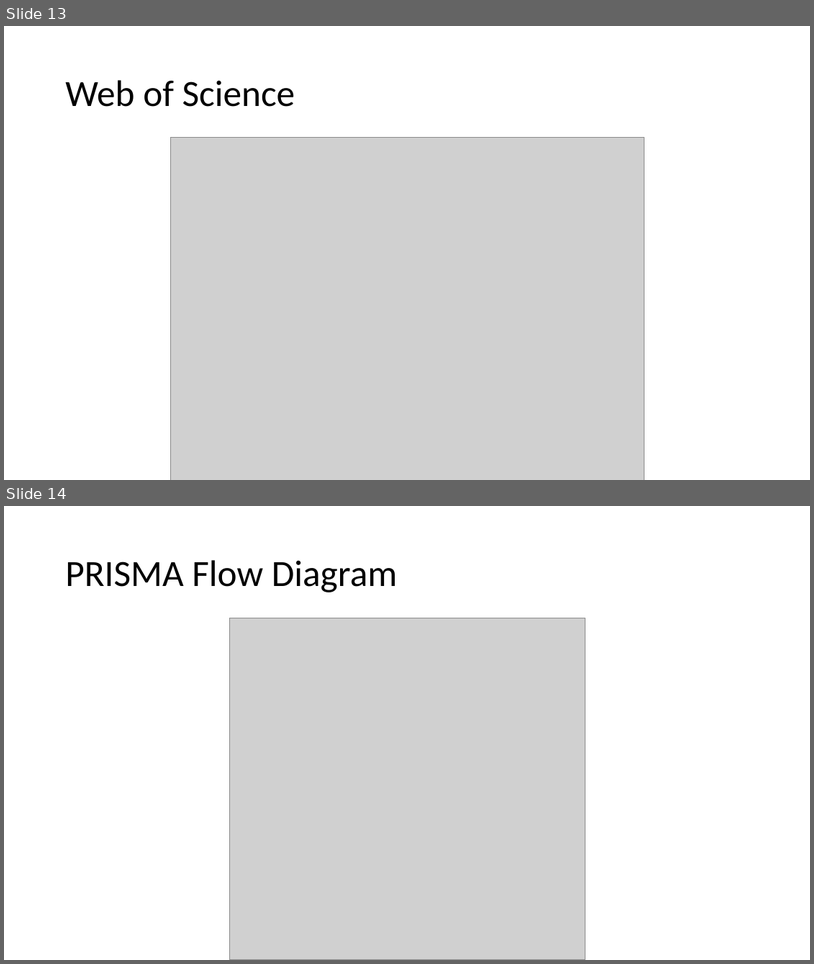
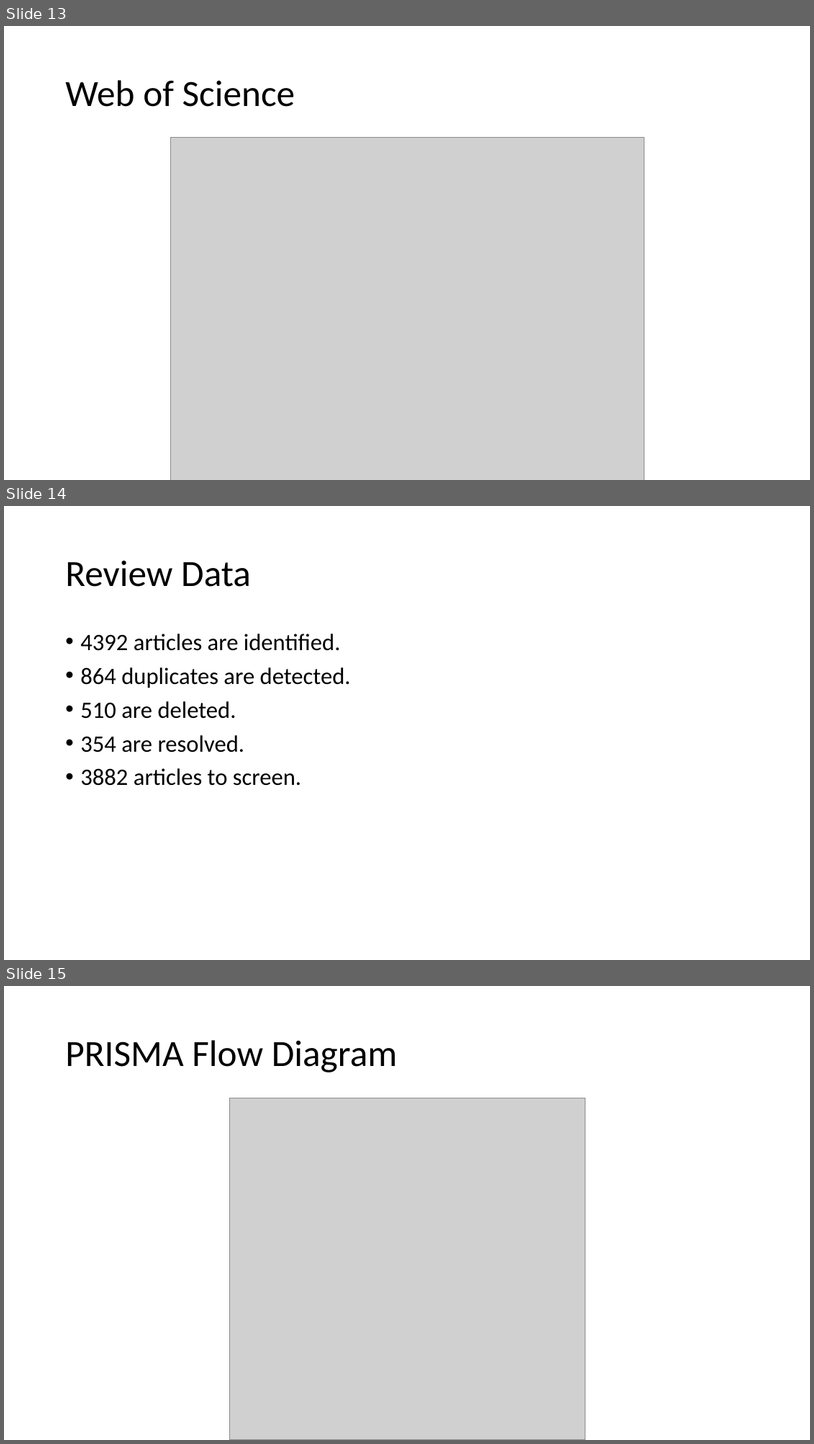
Before and after one commit to BruceChen034020/EstrogenImmunomodulationSystematicReview, a slide deck: Estrogen as an immunomodulator and its role in.pptx. Shown one above the other, each under a label of ours: slides 13 and 14 before the commit, slides 13, 14 and 15 after it. The pictures are 814x964 and 814x1444 pixels, drawn with LibreOffice and Linux fonts; fonts in the diff are those of the drawing; grey boxes stand for pictures. Boxes give left, top, right and bottom in pixels: in the first picture for what was removed or moved away, otherwise in the second. Text is boxed around its words. In the diff, an @@ line names an element or a change of style, - is before the commit and + after.

```diff
--- a/Estrogen as an immunomodulator and its role in.pptx
+++ b/Estrogen as an immunomodulator and its role in.pptx
@@ slide 14 added at [4, 506, 810, 960], background #FFFFFF @@
@@ title added at [65, 560, 251, 587], 44 pt, text #000000 @@
+Review Data
@@ text added at [80, 633, 351, 785], 28 pt, text #000000 @@
+• 4392 articles are identified.
+• 864 duplicates are detected.
+• 510 are deleted.
+• 354 are resolved.
+• 3882 articles to screen.
@@ what was slide 14 is now slide 15 @@
```
